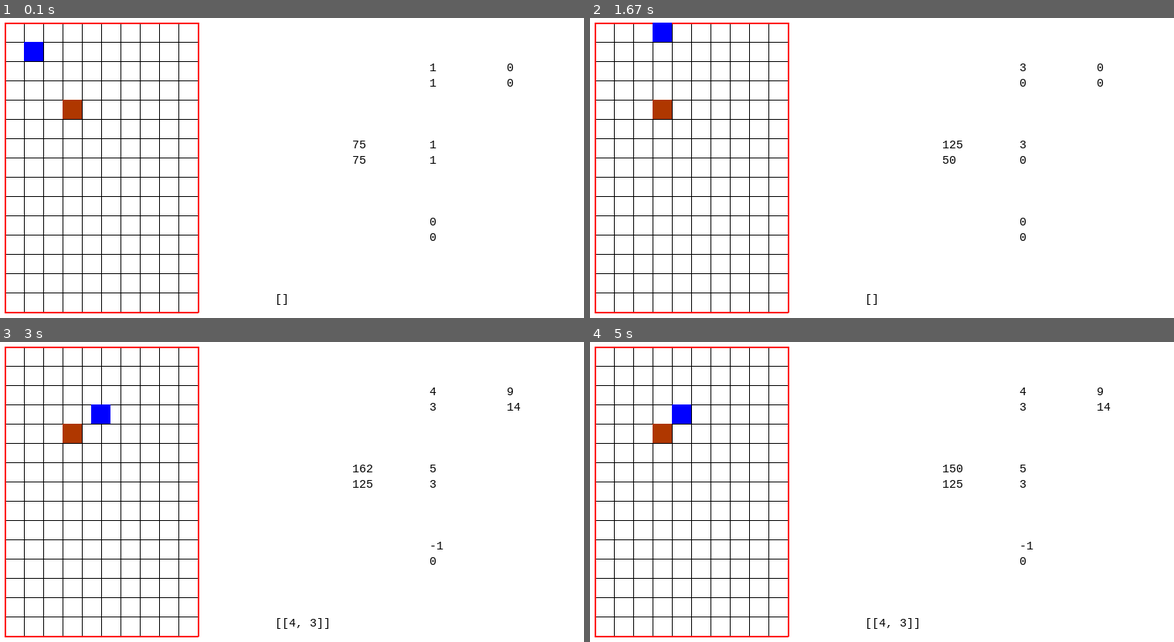
Above: before the commit, frames 1-4 (two rows, left to right).
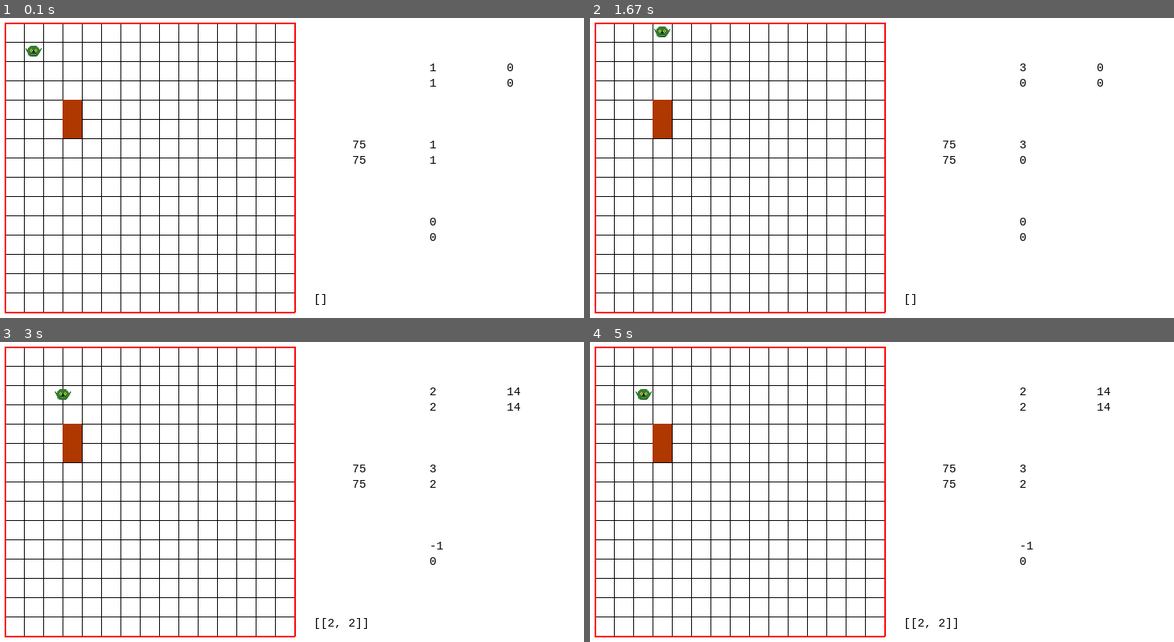
Above: after the commit, the same moments.

Repository: Robinamixan/Goblins-pygame
Game: pygame game, started from main.py
The game is run twice, just before and just after one commit, with the same random seed, the same clock (stepped at 60 frames per second) and the same inputs.
Inputs (mouse positions are in pixels of both pictures, inside the frame that each line leads up to):
- Up to frame 1 (0.1 s): no input
- Up to frame 2 (1.67 s): hold D 0.33-0.8 s; hold W 0.83-1.13 s; hold D 1.17-1.63 s
- Up to frame 3 (3 s): right-click (332, 641) at 1.72 s; hold A 2-2.53 s; hold S 2.57-2.87 s; hold A from 2.9 s (still down)
- Up to frame 4 (5 s): release A at 3.3 s; hold W 3.33-3.7 s; hold D 3.73-4.37 s; hold S 4.4-4.77 s; hold A from 4.8 s (still down)

The runs differ from the first frame. In frame 1, 2.2% of the frame differs, in the area x 4-56%, y 1-99%; in frame 2, 2.3%; in frame 3, 2.6%, in the area x 9-90%, y 1-99%; in frame 4, 2.6%.

Commit message:
changes: - create separate file for MobObject class - delete html file - add sprites for objects - add image for mob - map generator started - add sprite group for mob objects - add sprite group for static objects

Diff:
--- a/GameObject.py
+++ b/GameObject.py
@@ -1,7 +1,8 @@
+import pygame
 from ConstantVariables import *
 
 
-class GameObject:
+class GameObject(pygame.sprite.Sprite):
     title = ''
     window_position = []
     coord = [0, 0]
@@ -12,6 +13,10 @@
     color = (0, 0, 0)
 
     def __init__(self, title, screen, game_map, position, size, color):
+        pygame.sprite.Sprite.__init__(self)
+        self.image = None
+        self.rect = pygame.Rect(position[0], position[1], size[0] * map_cell_size, size[1] * map_cell_size)
+
         self.title = title
         self.screen = screen
         self.map = game_map
@@ -24,6 +29,8 @@
         cell = self.get_current_cell()
         cell.set_object(self)
 
+        self.rect.x = cell.x
+        self.rect.y = cell.y
         self.window_position = [cell.x, cell.y]
 
     def update(self):
@@ -39,6 +46,14 @@
 class StaticObject(GameObject):
     def __init__(self, title, screen, game_map, position, size, color):
         super().__init__(title, screen, game_map, position, size, color)
+        self.image = pygame.Surface((size[0] * map_cell_size, size[1] * map_cell_size))
+        self.image.fill(color)
+
+        self.rect = self.image.get_rect()
+        cell = self.get_current_cell()
+
+        self.rect.x = cell.x
+        self.rect.y = cell.y
 
     def draw(self, cell_size):
         self.screen.fill(self.color, rect=[
@@ -47,184 +62,3 @@
             self.width * cell_size,
             self.height * cell_size
         ])
-
-
-class MobObject(GameObject):
-    speed = 1
-    vectors = [0, 0]
-    destination = []
-    path = []
-
-    def __init__(self, title, screen, game_map, position, size, color, speed=1):
-        self.speed = speed
-
-        self.destination = [position[0], position[1]]
-
-        super().__init__(title, screen, game_map, position, size, color)
-
-    def get_destination_cell(self):
-        return self.map.get_cell(self.destination[0], self.destination[1])
-
-    def set_destination(self, row, column):
-        self.create_path([self.coord[0], self.coord[1]], [row, column])
-
-    def create_path(self, start, end):
-        path = []
-
-        step_number = 0
-        current_step = start
-
-        while end != current_step:
-            path.append([current_step[0], current_step[1]])
-            if current_step[0] < end[0]:
-                current_step[0] += 1
-                path[step_number][0] = current_step[0]
-
-            if current_step[0] > end[0]:
-                current_step[0] -= 1
-                path[step_number][0] = current_step[0]
-
-            if current_step[1] < end[1]:
-                current_step[1] += 1
-                path[step_number][1] = current_step[1]
-
-            if current_step[1] > end[1]:
-                current_step[1] -= 1
-                path[step_number][1] = current_step[1]
-
-            step_number += 1
-
-        self.path = path
-
-    def go_left(self):
-        self.set_destination(self.coord[0] - 1, self.coord[1])
-
-    def go_right(self):
-        self.set_destination(self.coord[0] + 1, self.coord[1])
-
-    def go_up(self):
-        self.set_destination(self.coord[0], self.coord[1] - 1)
-
-    def go_down(self):
-        self.set_destination(self.coord[0], self.coord[1] + 1)
-
-    def stop(self):
-        self.path = []
-        cell = self.get_destination_cell()
-        self.window_position = [cell.x, cell.y]
-        self.coord = [self.destination[0], self.destination[1]]
-        self.vectors[0] = 0
-        self.vectors[1] = 0
-
-    def update(self):
-        if self.path:
-            if self.destination == self.coord:
-                next_step = self.path[0]
-                next_cell = self.map.get_cell(next_step[0], next_step[1])
-                if next_cell.is_empty():
-                    current_cell = self.map.get_cell(self.coord[0], self.coord[1])
-                    current_cell.clear()
-                    next_cell.set_object(self)
-                    self.destination = next_step
-                    self.update_move()
-
-                else:
-                    self.stop()
-            else:
-                self.update_move()
-        else:
-            self.stop()
-
-    def update_move(self):
-        cell = self.get_destination_cell()
-        if self.is_destination_x(cell) and self.is_destination_y(cell):
-            # self.window_position = [cell.x, cell.y]
-            self.coord = [self.destination[0], self.destination[1]]
-            self.path.pop(0)
-            self.update_vectors_in_wait_position()
-        else:
-            if self.is_destination_x(cell):
-                self.window_position[0] = cell.x
-                self.coord[0] = self.destination[0]
-
-            if self.is_destination_y(cell):
-                self.window_position[1] = cell.y
-                self.coord[1] = self.destination[1]
-
-            self.update_vectors(cell)
-            self.window_position = self.get_next_position()
-
-    def update_vectors(self, cell):
-        if self.window_position[0] > cell.x:
-            self.vectors[0] = -1
-        else:
-            if self.window_position[0] < cell.x:
-                self.vectors[0] = 1
-            else:
-                self.vectors[0] = 0
-
-        if self.window_position[1] > cell.y:
-            self.vectors[1] = -1
-        else:
-            if self.window_position[1] < cell.y:
-                self.vectors[1] = 1
-            else:
-                self.vectors[1] = 0
-
-        if self.vectors[0] == 0 and self.vectors[1] == 0:
-            self.update_vectors_in_wait_position()
-
-    def update_vectors_in_wait_position(self):
-        if self.path:
-            next_destin = self.path[0]
-
-            if next_destin[0] > self.coord[0]:
-                self.vectors[0] = 1
-            else:
-                if next_destin[0] < self.coord[0]:
-                    self.vectors[0] = -1
-                else:
-                    self.vectors[0] = 0
-
-            if next_destin[1] > self.coord[1]:
-                self.vectors[1] = -1
-            else:
-                if next_destin[1] < self.coord[1]:
-                    self.vectors[1] = 1
-                else:
-                    self.vectors[1] = 0
-
-    def get_next_position(self):
-        cell = self.get_current_cell()
-        step = cell.size / fps
-        next_x = self.window_position[0] + self.speed * step * self.vectors[0]
-        next_y = self.window_position[1] + self.speed * step * self.vectors[1]
-        return [next_x, next_y]
-
-    def is_destination_x(self, cell):
-        if self.destination[0] > self.coord[0]:
-            if self.window_position[0] >= cell.x:
-                return True
-        else:
-            if self.window_position[0] <= cell.x:
-                return True
-
-        return False
-
-    def is_destination_y(self, cell):
-        if self.destination[1] > self.coord[1]:
-            if self.window_position[1] >= cell.y:
-                return True
-        else:
-            if self.window_position[1] <= cell.y:
-                return True
-
-        return False
-
-    def draw(self, cell_size):
-        self.screen.fill(self.color, rect=[
-            self.window_position[0],
-            self.window_position[1],
-            self.width * cell_size,
-            self.height * cell_size
-        ])
--- /dev/null
+++ b/MapGenerator.py
@@ -0,0 +1,14 @@
+import random
+import json
+
+
+width_cells = 15
+height_cells = 15
+cells = [0] * width_cells
+for i in range(0, width_cells):
+    cells[i] = [0] * height_cells
+    for j in range(0, width_cells):
+        cells[i][j] = 0
+
+json_data = json.dumps(cells)
+f = 4
--- a/MapObject.py
+++ b/MapObject.py
@@ -1,4 +1,5 @@
 from GameObject import *
+from ConstantVariables import *
 
 
 class MapObject:
@@ -21,6 +22,9 @@
         self.width_cells = width_cells
         self.height_cells = height_cells
         self.cells = [0] * width_cells
+
+        self.map_sprites = pygame.sprite.Group()
+
         for i in range(0, width_cells):
             self.cells[i] = [None] * height_cells
             for j in range(0, height_cells):
@@ -55,14 +59,16 @@
                     map_object.update()
 
     def draw_cells(self):
-        for x, row in enumerate(self.cells):
-            for y, cell in enumerate(row):
-                if not cell.is_empty():
-                    map_object = cell.get_object()
-                    map_object.draw(self.cell_size)
+        self.map_sprites.draw(self.screen)
+        # for x, row in enumerate(self.cells):
+        #     for y, cell in enumerate(row):
+        #         if not cell.is_empty():
+        #             map_object = cell.get_object()
+        #             map_object.draw(self.cell_size)
 
     def create_wall(self, point):
-        StaticObject('second', self.screen, self, point, (1, 1), brow)
+        b = StaticObject('second', self.screen, self, point, (1, 1), brow)
+        self.map_sprites.add(b)
 
     def get_cell(self, x, y):
         return self.cells[x][y]
--- /dev/null
+++ b/MobObjects/MobObject.py
@@ -0,0 +1,182 @@
+from GameObject import *
+from ConstantVariables import *
+
+
+class MobObject(GameObject):
+    speed = 1
+    vectors = [0, 0]
+    destination = []
+    path = []
+
+    def __init__(self, title, screen, game_map, position, size, color, speed=1):
+        super().__init__(title, screen, game_map, position, size, color)
+        self.speed = speed
+
+        self.image = pygame.image.load('goblin_alpha_1.1.png').convert_alpha()
+
+        self.destination = [position[0], position[1]]
+
+    def get_destination_cell(self):
+        return self.map.get_cell(self.destination[0], self.destination[1])
+
+    def set_destination(self, row, column):
+        self.create_path([self.coord[0], self.coord[1]], [row, column])
+
+    def create_path(self, start, end):
+        path = []
+
+        step_number = 0
+        current_step = start
+
+        while end != current_step:
+            path.append([current_step[0], current_step[1]])
+            if current_step[0] < end[0]:
+                current_step[0] += 1
+                path[step_number][0] = current_step[0]
+
+            if current_step[0] > end[0]:
+                current_step[0] -= 1
+                path[step_number][0] = current_step[0]
+
+            if current_step[1] < end[1]:
+                current_step[1] += 1
+                path[step_number][1] = current_step[1]
+
+            if current_step[1] > end[1]:
+                current_step[1] -= 1
+                path[step_number][1] = current_step[1]
+
+            step_number += 1
+
+        self.path = path
+
+    def go_left(self):
+        self.set_destination(self.coord[0] - 1, self.coord[1])
+
+    def go_right(self):
+        self.set_destination(self.coord[0] + 1, self.coord[1])
+
+    def go_up(self):
+        self.set_destination(self.coord[0], self.coord[1] - 1)
+
+    def go_down(self):
+        self.set_destination(self.coord[0], self.coord[1] + 1)
+
+    def stop(self):
+        self.path = []
+        cell = self.get_destination_cell()
+        (self.rect.x, self.rect.y) = (cell.x, cell.y)
+        self.coord = [self.destination[0], self.destination[1]]
+        self.vectors[0] = 0
+        self.vectors[1] = 0
+
+    def update(self):
+        if self.path:
+            if self.destination == self.coord:
+                next_step = self.path[0]
+                next_cell = self.map.get_cell(next_step[0], next_step[1])
+                if next_cell.is_empty():
+                    current_cell = self.map.get_cell(self.coord[0], self.coord[1])
+                    current_cell.clear()
+                    next_cell.set_object(self)
+                    self.destination = next_step
+                    self.update_move()
+
+                else:
+                    self.stop()
+            else:
+                self.update_move()
+        else:
+            self.stop()
+
+    def update_move(self):
+        cell = self.get_destination_cell()
+        if self.is_destination_x(cell) and self.is_destination_y(cell):
+            self.coord = [self.destination[0], self.destination[1]]
+            self.path.pop(0)
+            self.update_vectors_in_wait_position()
+        else:
+            if self.is_destination_x(cell):
+                self.rect.x = cell.x
+                self.coord[0] = self.destination[0]
+
+            if self.is_destination_y(cell):
+                self.rect.y = cell.y
+                self.coord[1] = self.destination[1]
+
+            self.update_vectors(cell)
+            self.set_next_position()
+
+    def update_vectors(self, cell):
+        if self.rect.x > cell.x:
+            self.vectors[0] = -1
+        else:
+            if self.rect.x < cell.x:
+                self.vectors[0] = 1
+            else:
+                self.vectors[0] = 0
+
+        if self.rect.y > cell.y:
+            self.vectors[1] = -1
+        else:
+            if self.rect.y < cell.y:
+                self.vectors[1] = 1
+            else:
+                self.vectors[1] = 0
+
+        if self.vectors[0] == 0 and self.vectors[1] == 0:
+            self.update_vectors_in_wait_position()
+
+    def update_vectors_in_wait_position(self):
+        if self.path:
+            next_destin = self.path[0]
+
+            if next_destin[0] > self.coord[0]:
+                self.vectors[0] = 1
+            else:
+                if next_destin[0] < self.coord[0]:
+                    self.vectors[0] = -1
+                else:
+                    self.vectors[0] = 0
+
+            if next_destin[1] > self.coord[1]:
+                self.vectors[1] = 1
+            else:
+                if next_destin[1] < self.coord[1]:
+                    self.vectors[1] = -1
+                else:
+                    self.vectors[1] = 0
+
+    def set_next_position(self):
+        cell = self.get_current_cell()
+        step = cell.size / fps
+        self.rect.x = self.rect.x + self.speed * step * self.vectors[0]
+        self.rect.y = self.rect.y + self.speed * step * self.vectors[1]
+
+    def is_destination_x(self, cell):
+        if self.destination[0] > self.coord[0]:
+            if self.rect.x >= cell.x:
+                return True
+        else:
+            if self.rect.x <= cell.x:
+                return True
+
+        return False
+
+    def is_destination_y(self, cell):
+        if self.destination[1] > self.coord[1]:
+            if self.rect.y >= cell.y:
+                return True
+        else:
+            if self.rect.y <= cell.y:
+                return True
+
+        return False
+
+    # def draw(self, cell_size):
+    #     self.screen.fill(self.color, rect=[
+    #         self.rect.x,
+    #         self.rect.y,
+    #         self.width * cell_size,
+    #         self.height * cell_size
+    #     ])
--- a/main.py
+++ b/main.py
@@ -1,7 +1,7 @@
 import pygame
 
 from pygame.locals import *
-from GameObject import *
+from MobObjects.MobObject import *
 from MapObject import *
 from ConstantVariables import *
 
@@ -20,11 +20,15 @@
 
 screen_game = set_window_settings(screen_size, 'My PyGame Windows')
 
-game_map = MapObject('map_test', screen_game, (50, 50), map_cell_size, 10, 15)
+game_map = MapObject('map_test', screen_game, (50, 50), map_cell_size, 15, 15)
 
-first_rect = MobObject('first', screen_game, game_map, (1, 1), (1, 1), blue, 5)
+all_sprites = pygame.sprite.Group()
+first_rect = MobObject('first', screen_game, game_map, (1, 1), (2, 2), blue, 5)
+
+all_sprites.add(first_rect)
 
 game_map.create_wall([3, 4])
+game_map.create_wall([3, 5])
 
 myfont = pygame.font.SysFont("monospace", 15)
 
@@ -56,10 +60,13 @@
                 pos = game_map.get_cell_by_coord(event.pos[0], event.pos[1])
                 first_rect.set_destination(pos[0], pos[1])
 
-    game_map.update_cells()
+    # game_map.update_cells()
+    all_sprites.update()
 
     game_map.draw_field(pygame.draw)
     game_map.draw_cells()
+
+    all_sprites.draw(screen_game)
 
     view_label(screen_game, (600, 100), str(int(first_rect.destination[0])))
     view_label(screen_game, (600, 120), str(int(first_rect.destination[1])))
@@ -69,7 +76,7 @@
 
     view_label(screen_game, (600, 300), str(int(first_rect.vectors[0])))
     view_label(screen_game, (600, 320), str(int(first_rect.vectors[1])))
-    view_label(screen_game, (400, 400), str(first_rect.path))
+    view_label(screen_game, (450, 400), str(first_rect.path))
 
     view_label(screen_game, (500, 200), str(int(first_rect.window_position[0])))
     view_label(screen_game, (500, 220), str(int(first_rect.window_position[1])))
Binary file added: goblin_alpha_1.1.png
Not shown, removed: game.html
